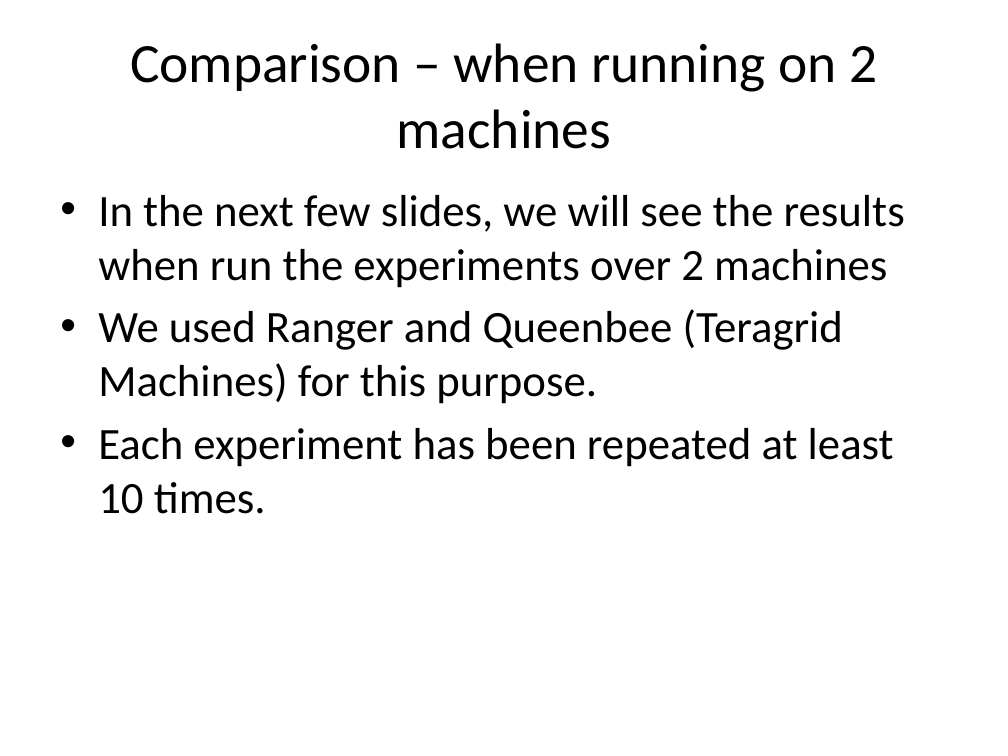
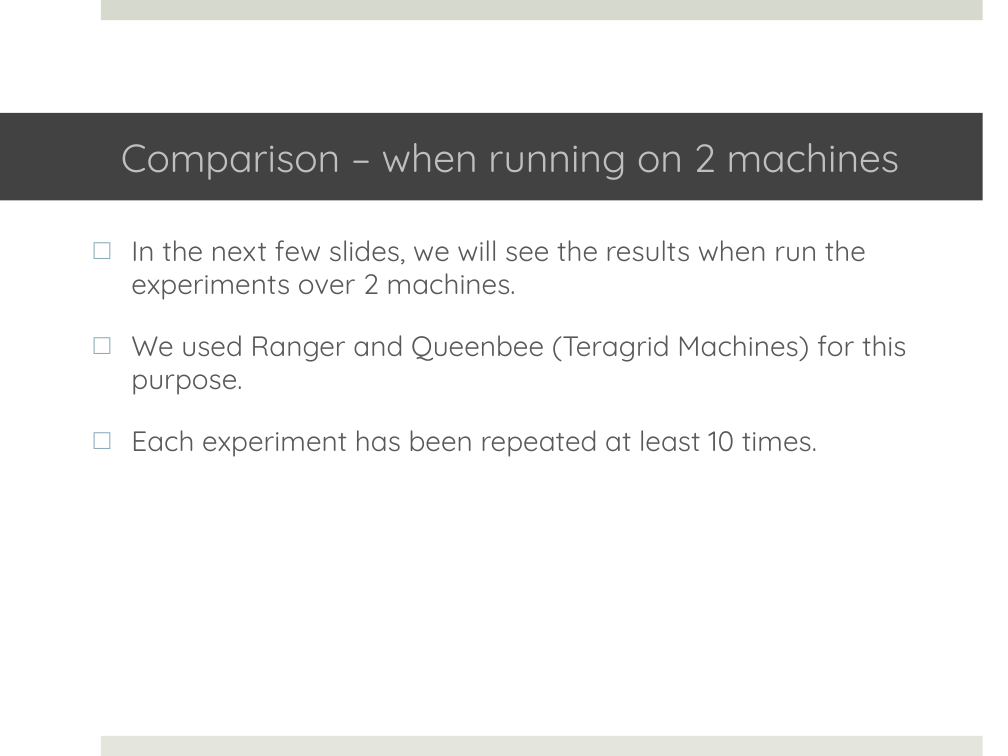
Before and after one commit to saga-project/saga-cpp-legacy-projects, a slide deck: slide 18 of papers/async-re/data/RE.pptx (slide 19 before the commit). Drawn at 1008x756 pixels with LibreOffice and Linux fonts; fonts in the diff are those of the drawing; background and template pictures are left out. Boxes give left, top, right and bottom in pixels: in the first picture for what was removed or moved away, otherwise in the second. Text is boxed around its words. In the diff, an @@ line names an element or a change of style, - is before the commit and + after.

```diff
--- a/papers/async-re/data/RE.pptx
+++ b/papers/async-re/data/RE.pptx
@@ rectangle added at <box>101,0,983,20</box>, fill #D6D9CD @@
@@ title "Comparison – when running on ...": place and size @@
-title "Comparison – when running on ..." at <box>130,43,877,149</box>
+title "Comparison – when running on ..." at <box>0,113,983,201</box>
@@ title "Comparison – when running on ..." at <box>0,113,983,201</box>: size 39.6 to 28 pt, font Calibri to Quicksand, text colour #000000 to #BFBFBF; alignment centre to left; fill none to #424242 @@
@@ text "In the next few slides, ...": place and size @@
-text "In the next few slides, ..." at <box>98,195,905,514</box>
+text "In the next few slides, ..." at <box>131,240,907,457</box>
@@ text at <box>131,240,866,300</box>: text changed; size 32 to 20 pt; font Calibri to Quicksand; text colour #000000 to #595959 @@
-• In the next few slides, we will see the results when run the experiments over 2 machines
+□ In the next few slides, we will see the results when run the experiments over 2 machines.
@@ text at <box>131,335,907,457</box>: size 32 to 20 pt, font Calibri to Quicksand, text colour #000000 to #595959 in "We used Ranger and Queenbee (Teragrid Machines) ...", "Each experiment has been repeated at least ..."; bullet • to □; more space between paragraphs @@
@@ rectangle added at <box>101,736,983,756</box>, fill #E4E6DE @@
```
Also in this commit, not shown: 20 other slides changed, 2 slides added, 3 slides removed.
